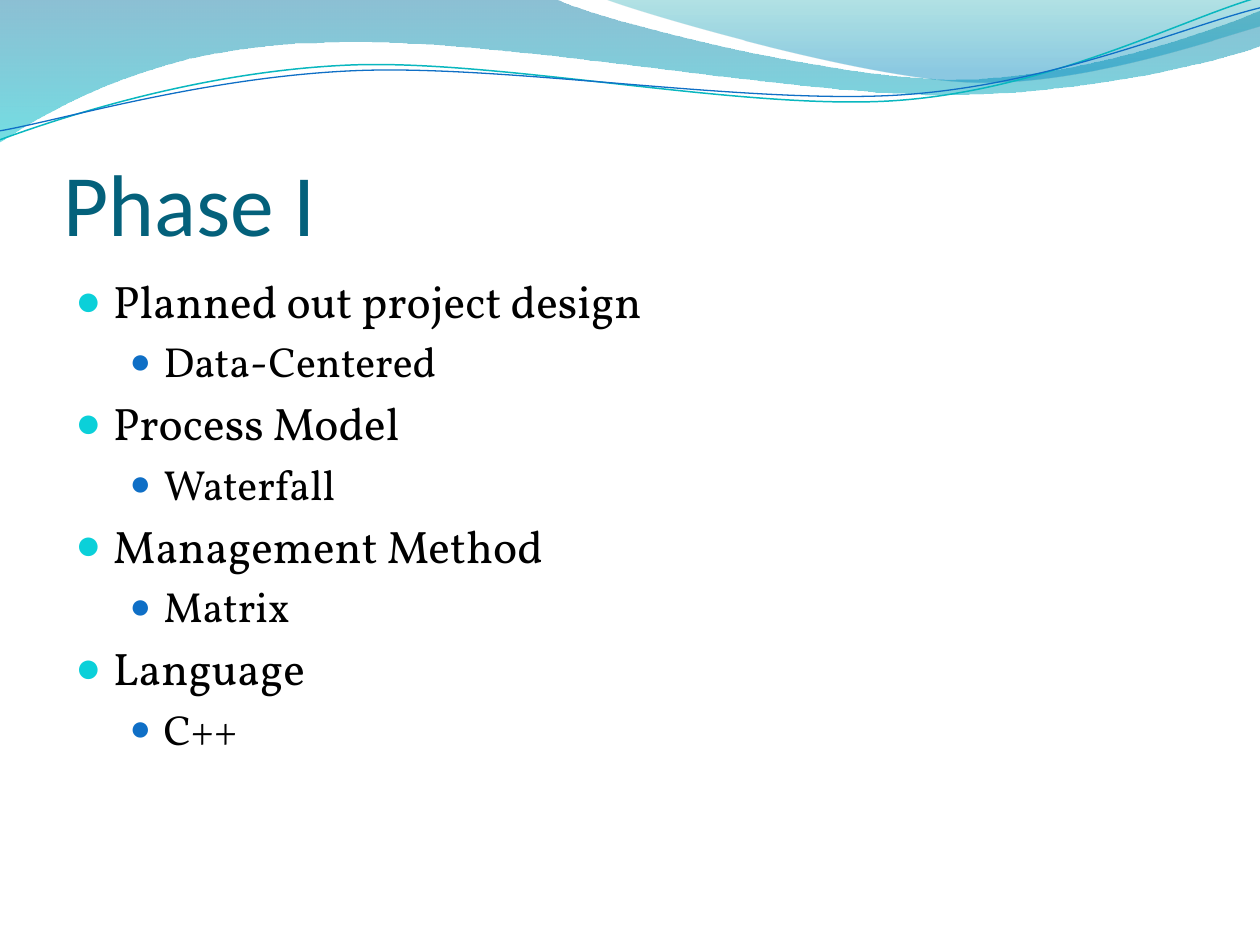
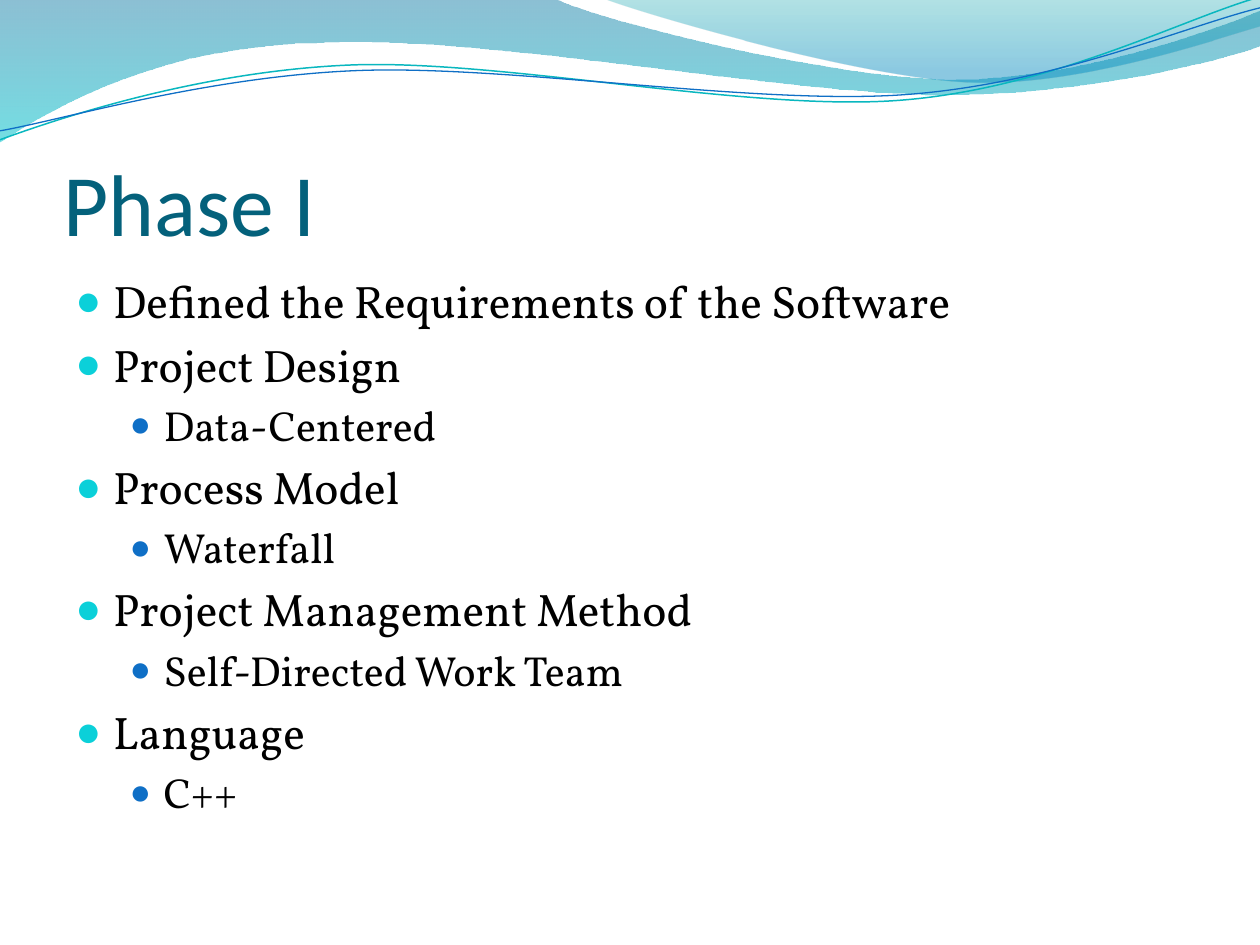
Before and after one commit to bubber11/JiTU-CS, a slide deck: slide 3 of Phase III Presentation.pptx. Drawn at 1260x945 pixels with LibreOffice and Linux fonts; fonts in the diff are those of the drawing; background and template pictures are left out. Boxes give left, top, right and bottom in pixels: in the first picture for what was removed or moved away, otherwise in the second. Text is boxed around its words. In the diff, an @@ line names an element or a change of style, - is before the commit and + after.

Commit message:
Finished Presentation Slides

```diff
--- a/Phase III Presentation.pptx
+++ b/Phase III Presentation.pptx
@@ text at bbox=[113, 285, 950, 394]: text changed @@
-● Planned out project design
+● Defined the Requirements of the Software
+● Project Design
@@ text at bbox=[113, 593, 692, 687]: text changed @@
-● Management Method
-  ● Matrix
+● Project Management Method
+  ● Self-Directed Work Team
```
Also in this commit, not shown: 3 other slides changed, 3 slides added, 1 slide removed.
